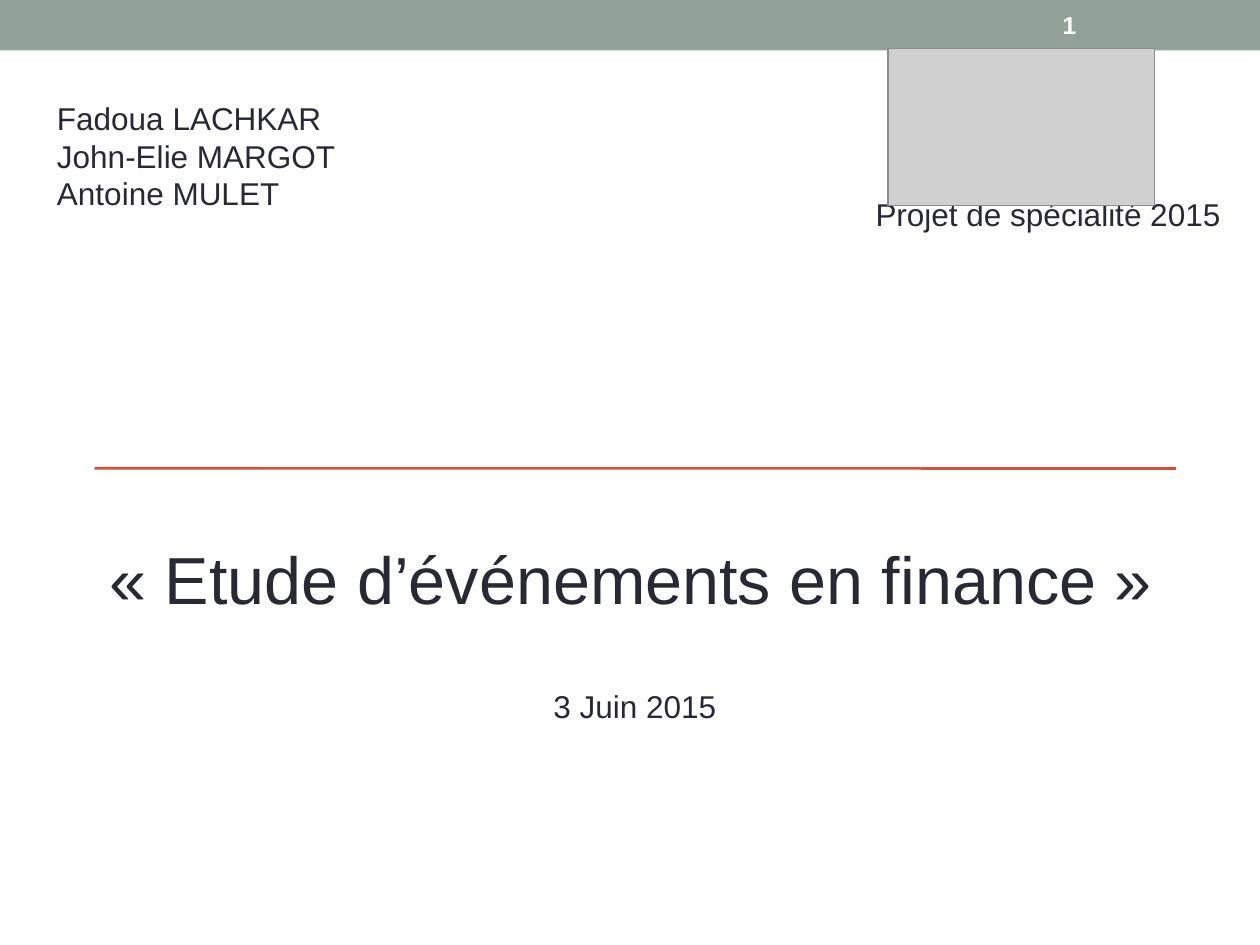
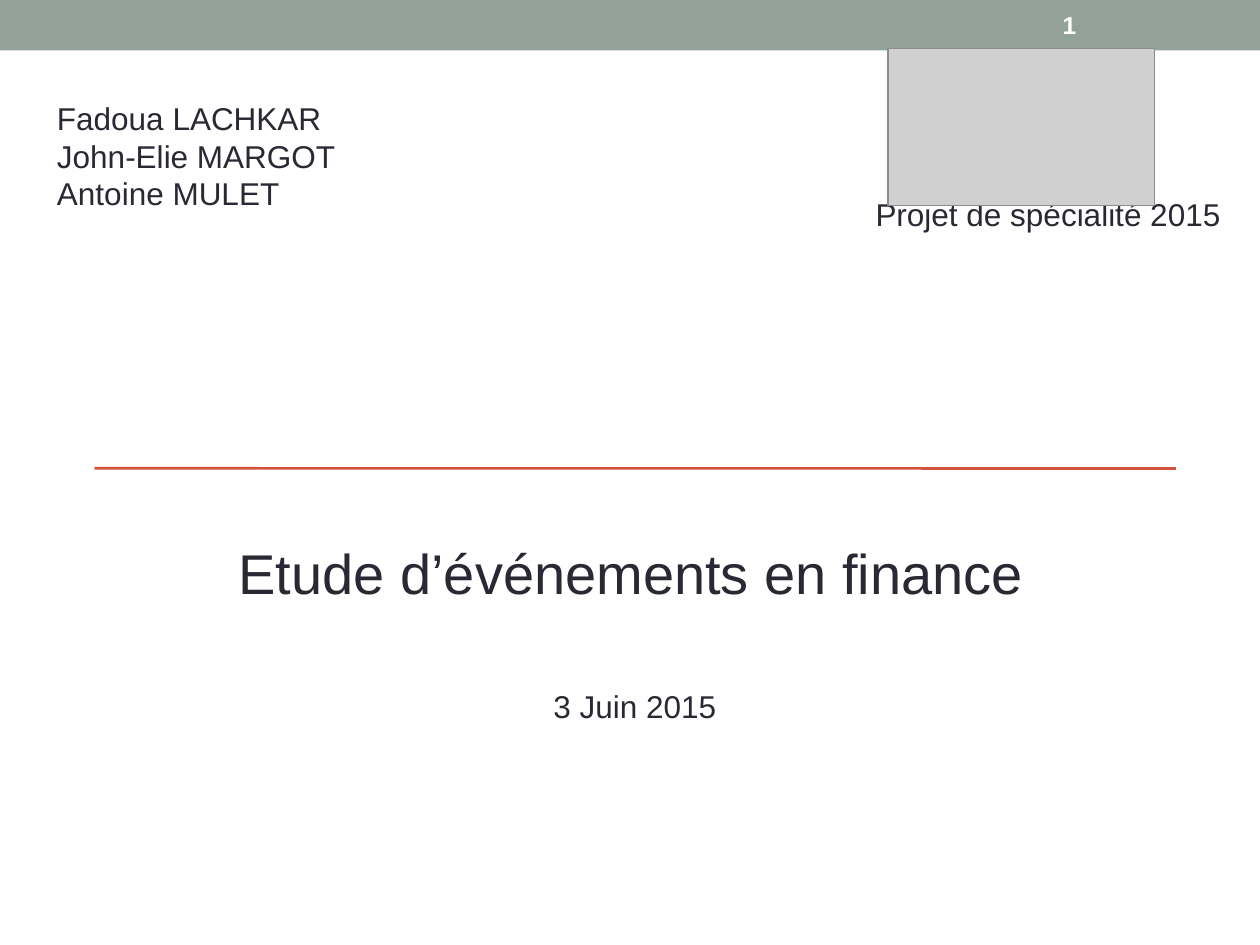
Before and after one commit to margotj38/Projet_de_spe, a slide deck: slide 1 of Sheme.pptx. Drawn at 1260x945 pixels with LibreOffice and Linux fonts; fonts in the diff are those of the drawing; grey boxes stand for pictures. Boxes give left, top, right and bottom in pixels: in the first picture for what was removed or moved away, otherwise in the second. Text is boxed around its words. In the diff, an @@ line names an element or a change of style, - is before the commit and + after.

```diff
--- a/Sheme.pptx
+++ b/Sheme.pptx
@@ text at (239,552,1023,595): text changed; size 38 to 32 pt @@
-« Etude d’événements en finance »
+Etude d’événements en finance
```
Also in this commit, not shown: 3 other slides changed.
